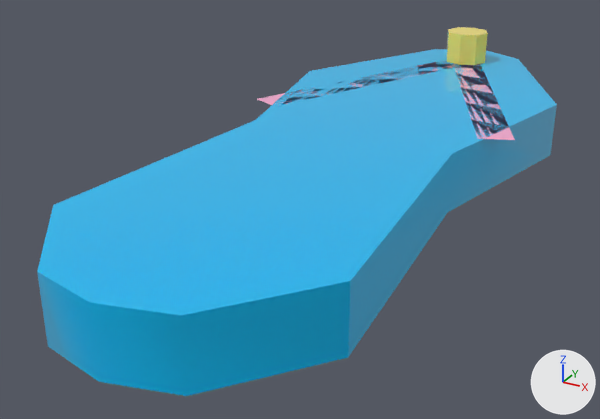
What one commit did to the OBJ model assets/models/tsinelas.obj.
One viewpoint serves both versions: a camera (50 mm lens) standing at (0.562, -1.238, 0.542) and looking at (-0.067, -0.093, -0.031). The lights are fixed; the arrows at lower right show +X, +Y and +Z. The older version comes first. Where no turn or scale is listed for an object, it has been applied to the vertices.

In view in the first picture: 'Tsinelas'.
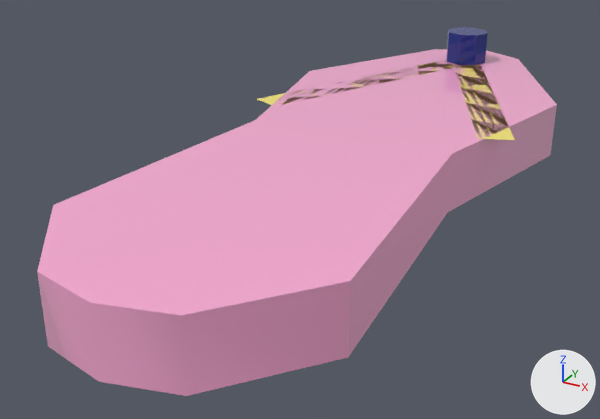
Where the change shows, as pixel boxes (x1, y1, x2, y2) in the pictures (600 x 419 px):
part 1 of me_tsinelas, recoloured (cyan to pink)
    both: (37, 49, 557, 396)
part 2 of me_tsinelas, recoloured
    both: (257, 61, 515, 140)
part 3 of me_tsinelas, recoloured (yellow to blue)
    both: (446, 27, 488, 65)

The change, as a diff of the scene's bpy script:
```diff
--- a/assets/models/tsinelas.obj.py
+++ b/assets/models/tsinelas.obj.py
@@ mat_post @@
+mat_post = principled_material('post')
+mat_post.base_color = (0.0157, 0.0314, 0.22)  # blue #223281
+mat_post.roughness = 0.0
@@ me_tsinelas @@
 me_tsinelas.from_pydata(...)  # 48 vertices, 76 faces; spans x -0.26..0.26, y -0.675..0.675, z 0.0..0.165
 # used by ob_tsinelas; location = (0.0, 0.0, 0.0)
+# me_tsinelas part 1: all 44 faces that had it switch from mat_defense (cyan #00bcf5) to mat_impact (pink #faabd4)
+# me_tsinelas part 2: all 4 faces that had it switch from mat_impact (pink #faabd4) to mat_highlight (yellow #fce96e)
+# me_tsinelas part 3: all 28 faces that had it switch from mat_highlight (yellow #fce96e) to mat_post (blue #223281)
```
